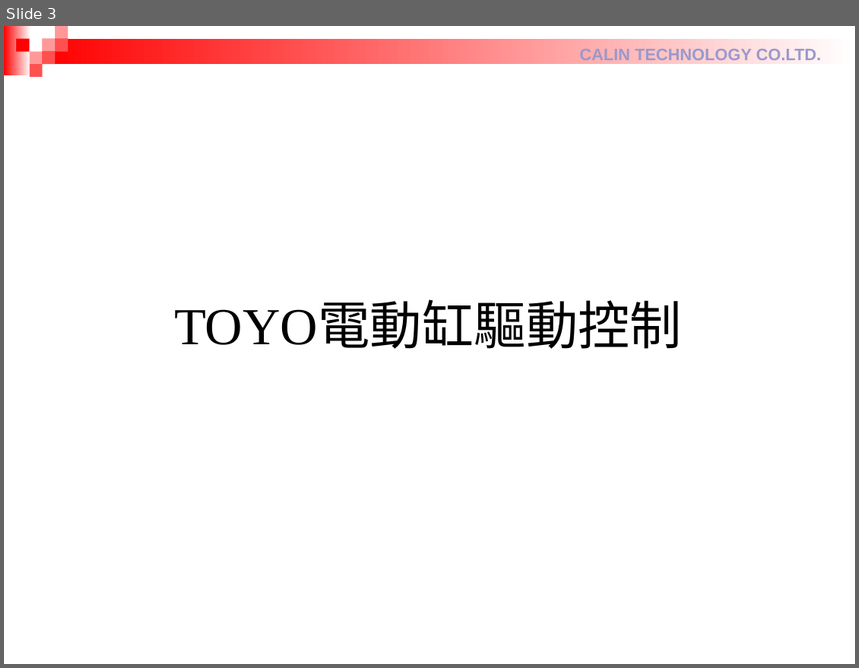
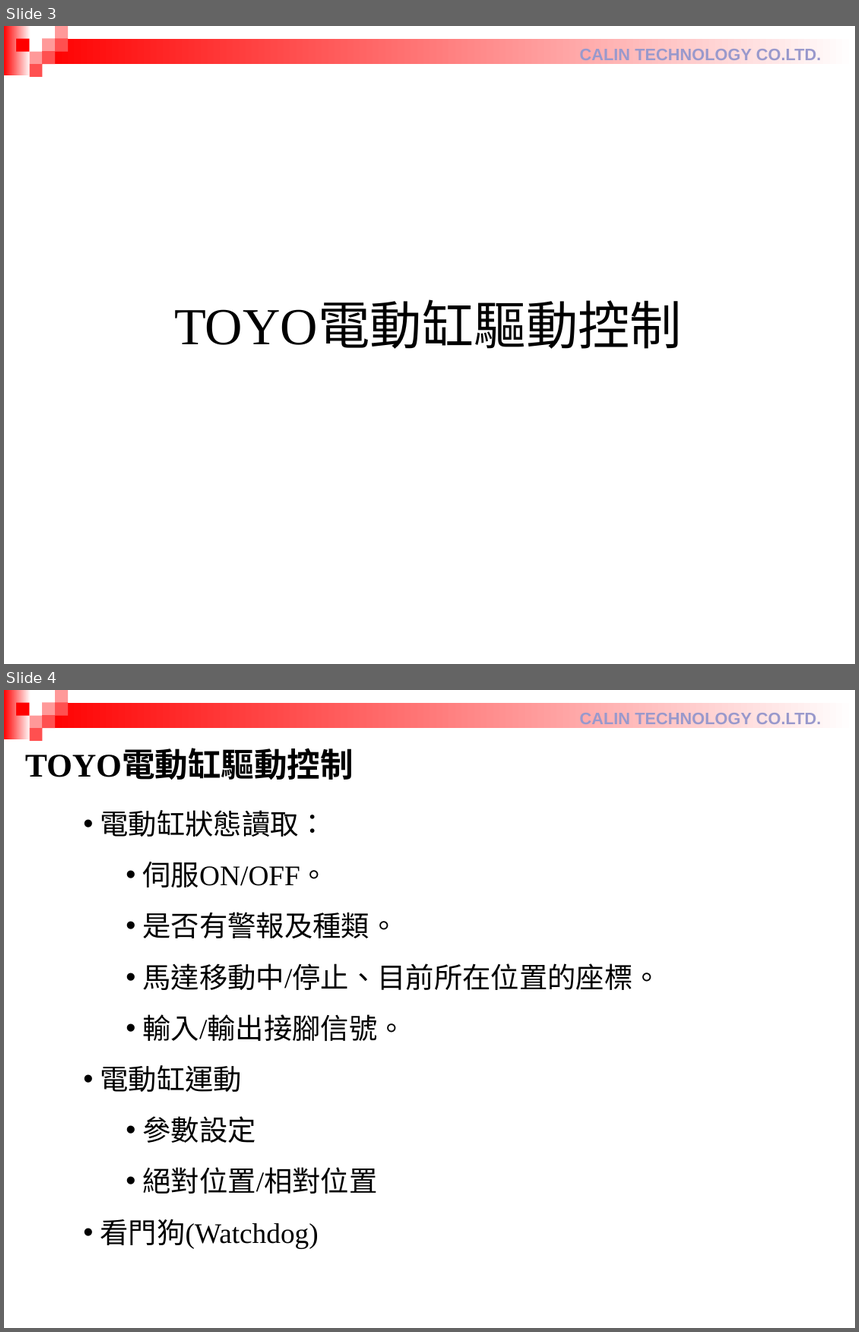
Before and after one commit to RaphWu/DataExchange, a slide deck: 設備部週報_吳仁中 20250827.pptx. Shown one above the other, each under a label of ours: slide 3 before the commit, slides 3 and 4 after it. The pictures are 859x668 and 859x1332 pixels, drawn with LibreOffice and Linux fonts; fonts in the diff are those of the drawing. Boxes give left, top, right and bottom in pixels: in the first picture for what was removed or moved away, otherwise in the second. Text is boxed around its words. In the diff, an @@ line names an element or a change of style, - is before the commit and + after.

```diff
--- a/設備部週報_吳仁中 20250827.pptx
+++ b/設備部週報_吳仁中 20250827.pptx
@@ slide 4 added at [4, 690, 855, 1328], background #FFFFFF; not listed: 10 template elements that a slide beside it also shows @@
@@ text added at [25, 751, 354, 780], 28 pt, text #000000, bold @@
+TOYO電動缸驅動控制
@@ text added at [101, 810, 661, 1249], 24 pt, text #000000 @@
+  • 電動缸狀態讀取：
+    • 伺服ON/OFF。
+    • 是否有警報及種類。
+    • 馬達移動中/停止、目前所在位置的座標。
+    • 輸入/輸出接腳信號。
+  • 電動缸運動
+    • 參數設定
+    • 絕對位置/相對位置
+  • 看門狗(Watchdog)
```
Also in this commit, not shown: 10 other slides added, 3 slides removed.
